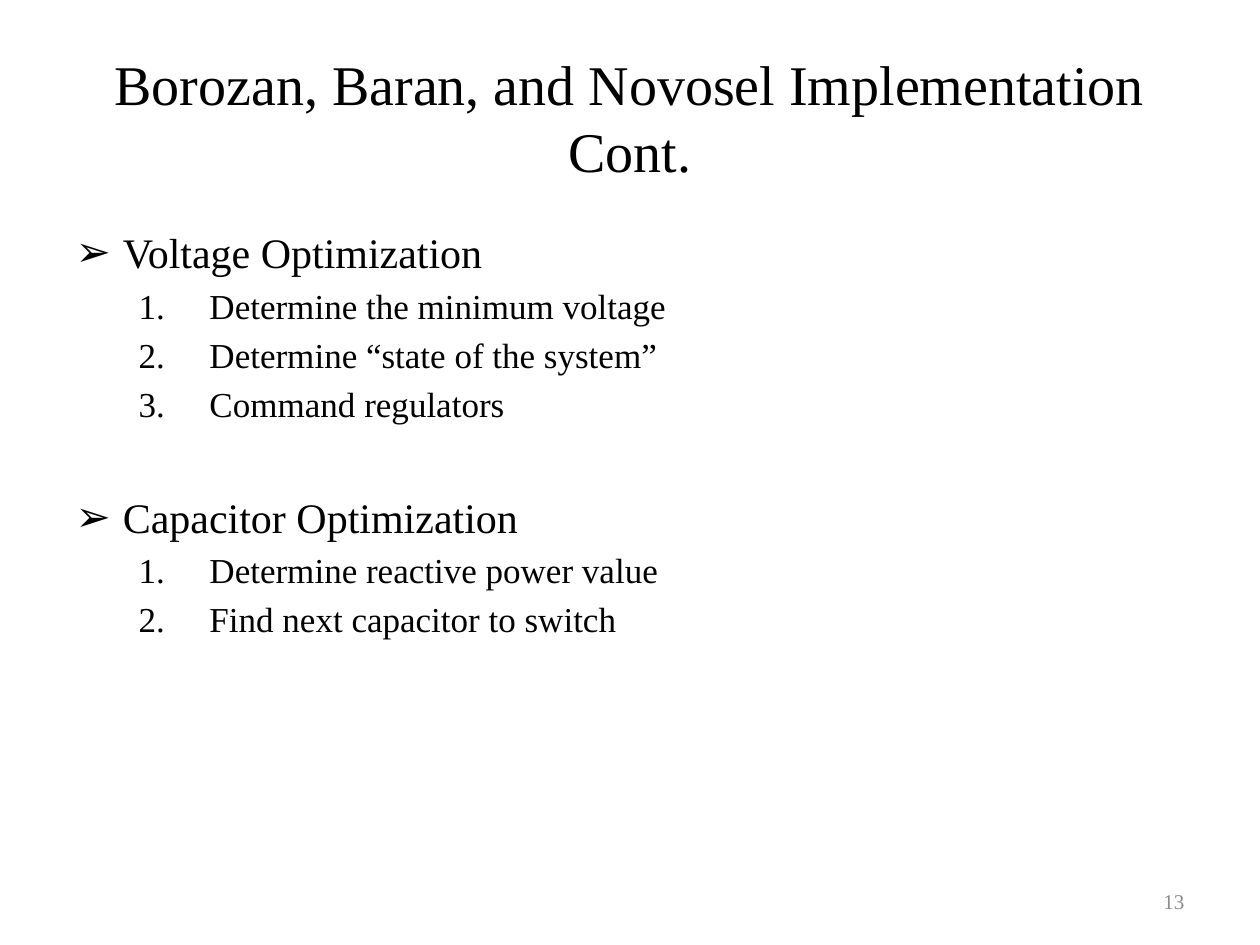
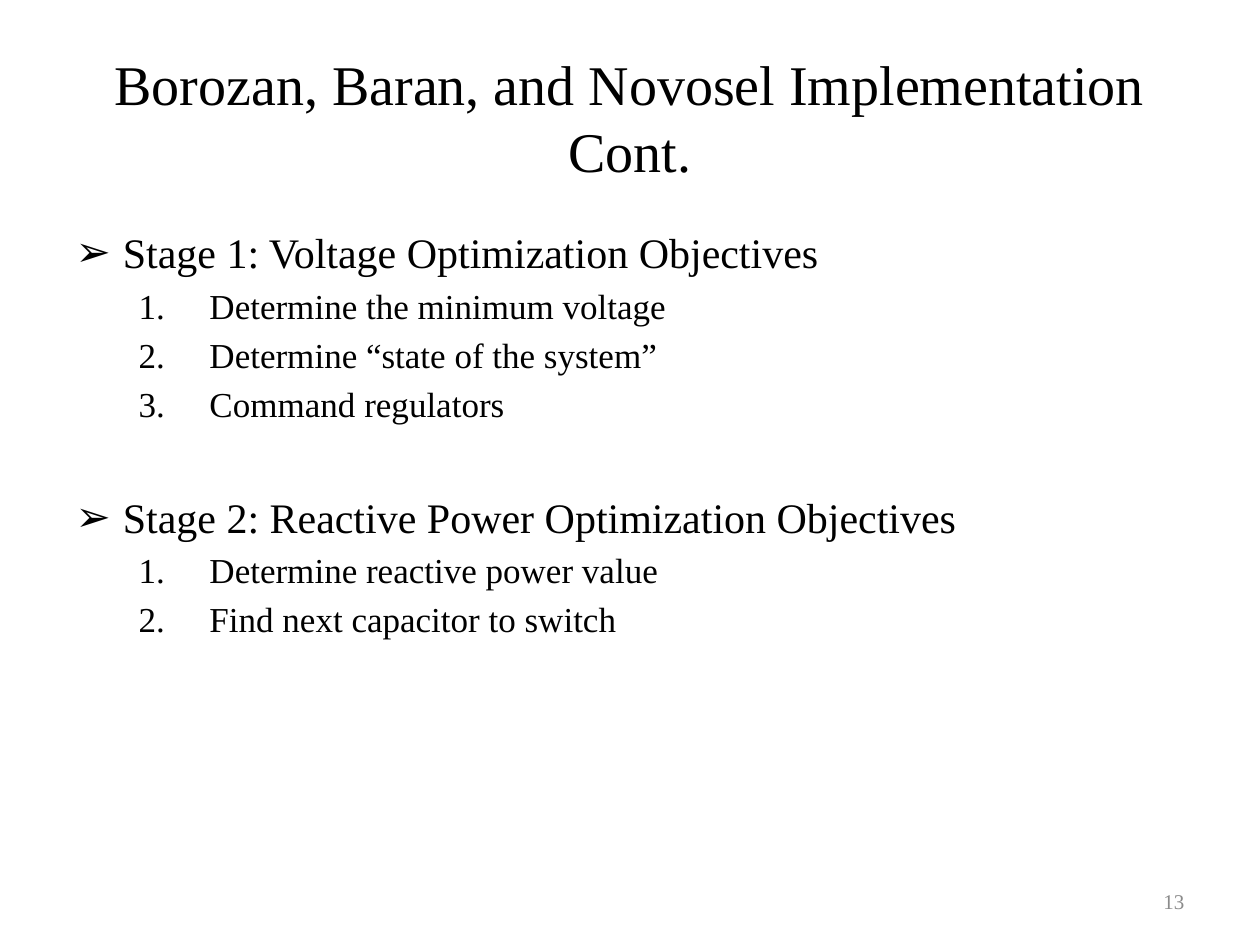
Before and after one commit to gridlab-d/course, a slide deck: slide 13 of University of Washington Class/Module 6 - Volt-VAR Optimization.pptx. Drawn at 1260x945 pixels with LibreOffice and Linux fonts; fonts in the diff are those of the drawing. Boxes give left, top, right and bottom in pixels: in the first picture for what was removed or moved away, otherwise in the second. Text is boxed around its words. In the diff, an @@ line names an element or a change of style, - is before the commit and + after.

```diff
--- a/University of Washington Class/Module 6 - Volt-VAR Optimization.pptx
+++ b/University of Washington Class/Module 6 - Volt-VAR Optimization.pptx
@@ text at (123,239,818,277): text changed @@
-➢ Voltage Optimization
+➢ Stage 1: Voltage Optimization Objectives
@@ text at (123,504,956,542): text changed @@
-➢ Capacitor Optimization
+➢ Stage 2: Reactive Power Optimization Objectives
```
Also in this commit, not shown: 6 other slides changed, 4 slides added.
